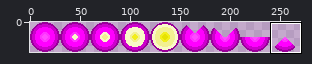
Sprite sheet, stored at images/Bubble.png. Above, an overview of the earlier version with the close-up marked.
Close-up. First the earlier version:
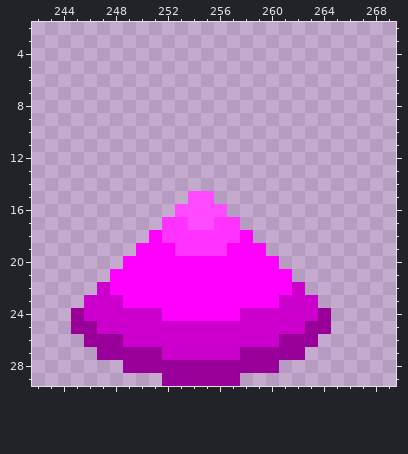
The file is 270x30 pixels. Shown: x 242..269, y 2..29. The commit also changed other parts of the picture, which this record leaves out.
The result:
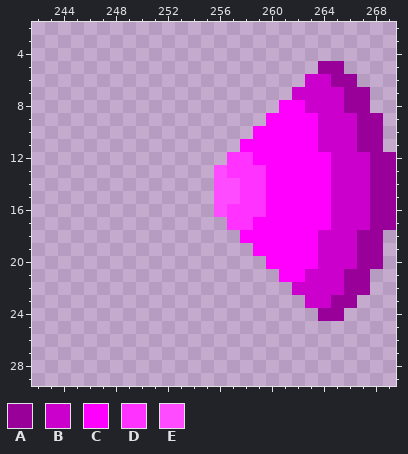
Palette (. is transparent): A #990099  B #cc00cc  C #ff00ff  D #ff32ff  E #ff4bff
Edits made:
y 5: x 264..265 .. -> AA
y 6: x 263..266 .... -> BBAA
y 7: x 262..267 ...... -> BBBBAA
y 8: x 261..267 ....... -> CCBBBAA
y 9: x 260..268 ......... -> CCCCBBBAA
y 10: x 259..268 .......... -> CCCCCBBBAA
y 11: x 258..268 ........... -> CCCCCCBBBAA
y 12: x 257..269 ............. -> DDCCCCCCBBBAA
y 13: x 256..269 .............. -> EDDDCCCCCBBBAA
y 14: x 256..269 .............. -> EEDDCCCCCBBBAA
y 15: x 254..269 EE.............. -> ..EEDDCCCCCBBBAA
y 16: x 253..255 EEE -> ...; x 257..269 ............. -> DDDCCCCCBBBAA
y 17: x 252..256 DDEED -> .....; x 258..269 ............ -> DCCCCCCBBBAA
y 18: x 251..257 CDDDDDD -> .......; x 259..268 .......... -> CCCCCBBBAA
y 19: x 250..258 CCCDDDDCC -> .........; x 260..268 ......... -> CCCCBBBAA
y 20: x 249..259 CCCCCCCCCCC -> ...........; x 261..268 ........ -> CCCBBBAA
y 21: x 248..260 CCCCCCCCCCCCC -> .............; x 262..267 ...... -> CBBBAA
y 22: x 247..261 BCCCCCCCCCCCCCC -> ...............; x 263..267 ..... -> BBBAA
y 23: x 246..262 BBBCCCCCCCCCCCCBB -> .................; x 264..266 ... -> BAA
y 24: x 245..263 ABBBBBBCCCCCCBBBBBB -> ...................; x 265 . -> A
y 25: x 245..264 AABBBBBBBBBBBBBBBBAA -> ....................
y 26: x 246..263 AAABBBBBBBBBBBBAAA -> ..................
y 27: x 247..262 AAAAABBBBBBAAAAA -> ................
y 28: x 249..260 AAAAAAAAAAAA -> ............
y 29: x 252..257 AAAAAA -> ......
